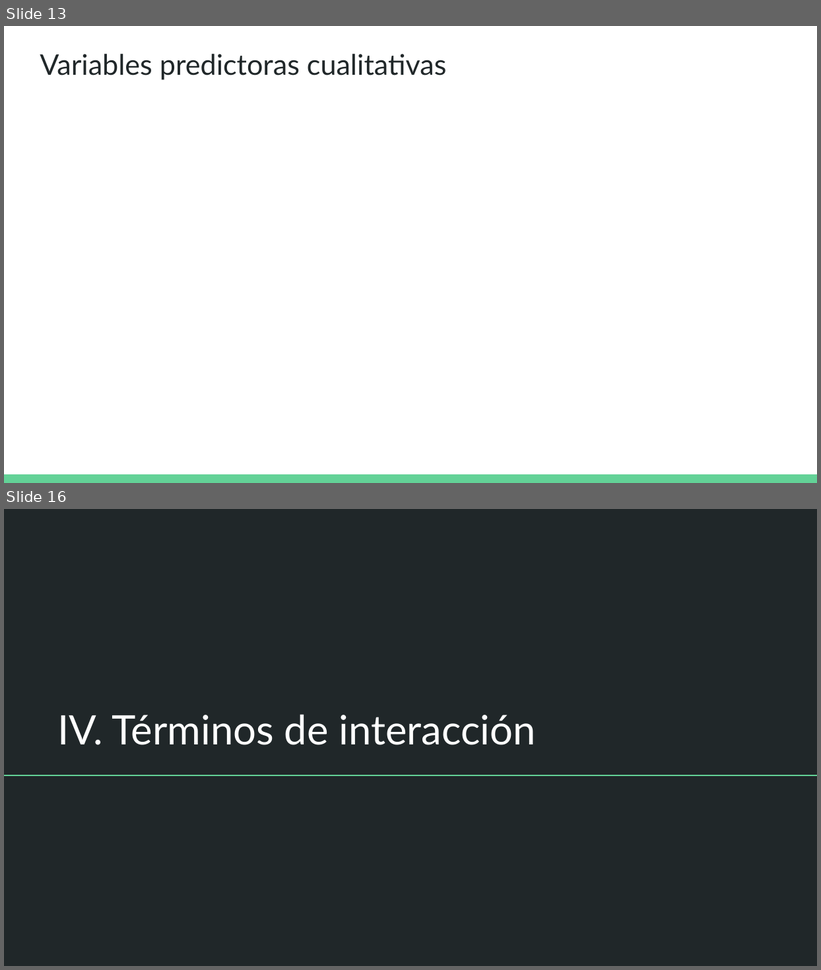
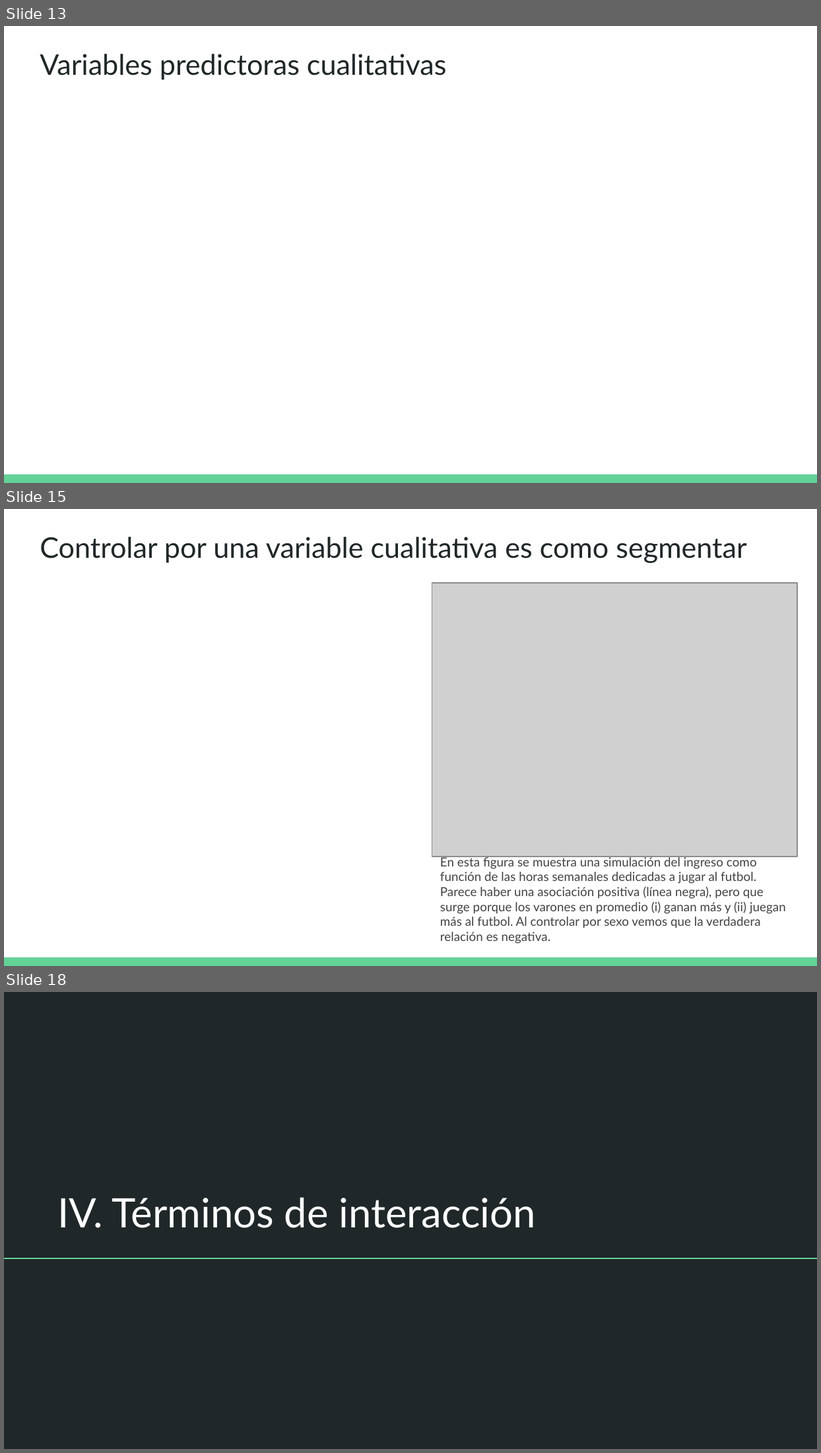
Before and after one commit to DCSCyHD/2023_modulo_3, a slide deck: clase3/teorica_3.pptx. Shown one above the other, each under a label of ours: slides 13 and 16 before the commit, slides 13, 15 and 18 after it; the slides between them are not shown. The pictures are 821x970 and 821x1453 pixels, drawn with LibreOffice and Linux fonts; fonts in the diff are those of the drawing; grey boxes stand for pictures. Boxes give left, top, right and bottom in pixels: in the first picture for what was removed or moved away, otherwise in the second. Text is boxed around its words. In the diff, an @@ line names an element or a change of style, - is before the commit and + after.

```diff
--- a/clase3/teorica_3.pptx
+++ b/clase3/teorica_3.pptx
@@ slide 15 added at (4, 509, 817, 966), background #FFFFFF; not listed: 1 template element that a slide beside it also shows @@
@@ title added at (40, 537, 746, 563), 25.2 pt, text #202729 @@
+Controlar por una variable cualitativa es como segmentar
@@ picture added at (432, 583, 797, 857) @@
@@ text added at (440, 856, 786, 944), 11 pt, text #424242 @@
+En esta figura se muestra una simulación del ingreso como función de las horas semanales dedicadas a jugar al futbol. Parece haber una asociación positiva (línea negra), pero que surge porque los varones en promedio (i) ganan más y (ii) juegan más al futbol. Al controlar por sexo vemos que la verdadera relación es negativa.
@@ what was slide 16 is now slide 18 @@
```
Also in this commit, not shown: 5 slides changed, 4 other slides added, 7 slides removed, 1 other file.
